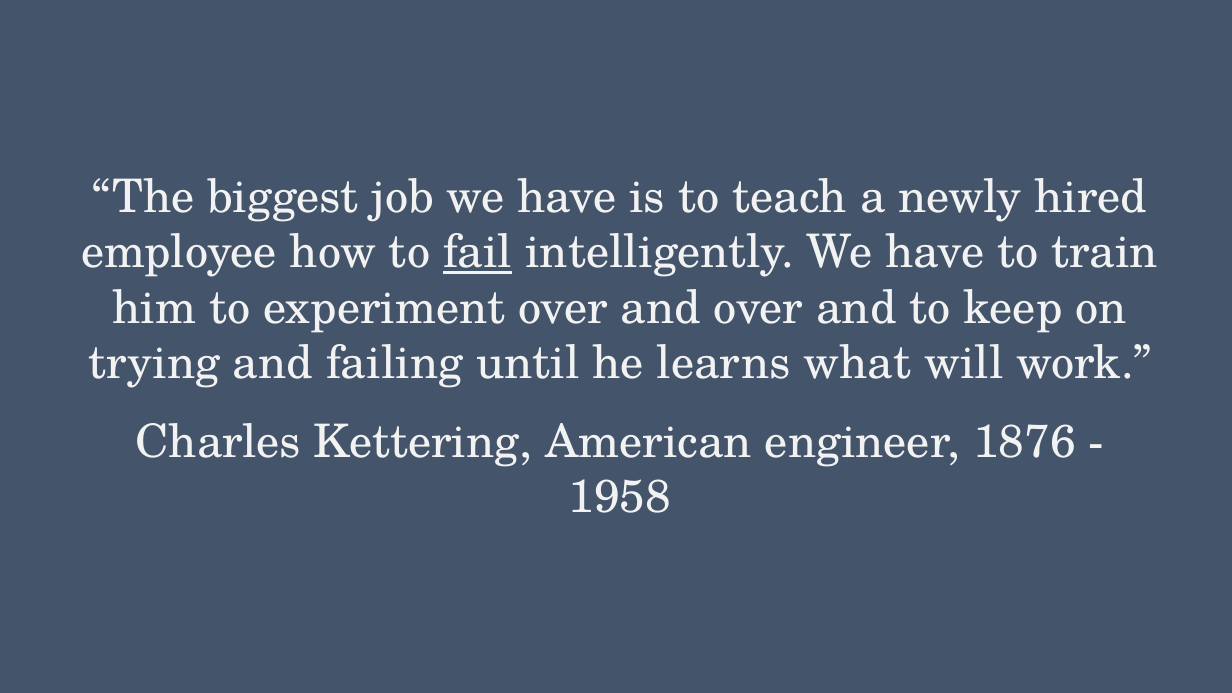
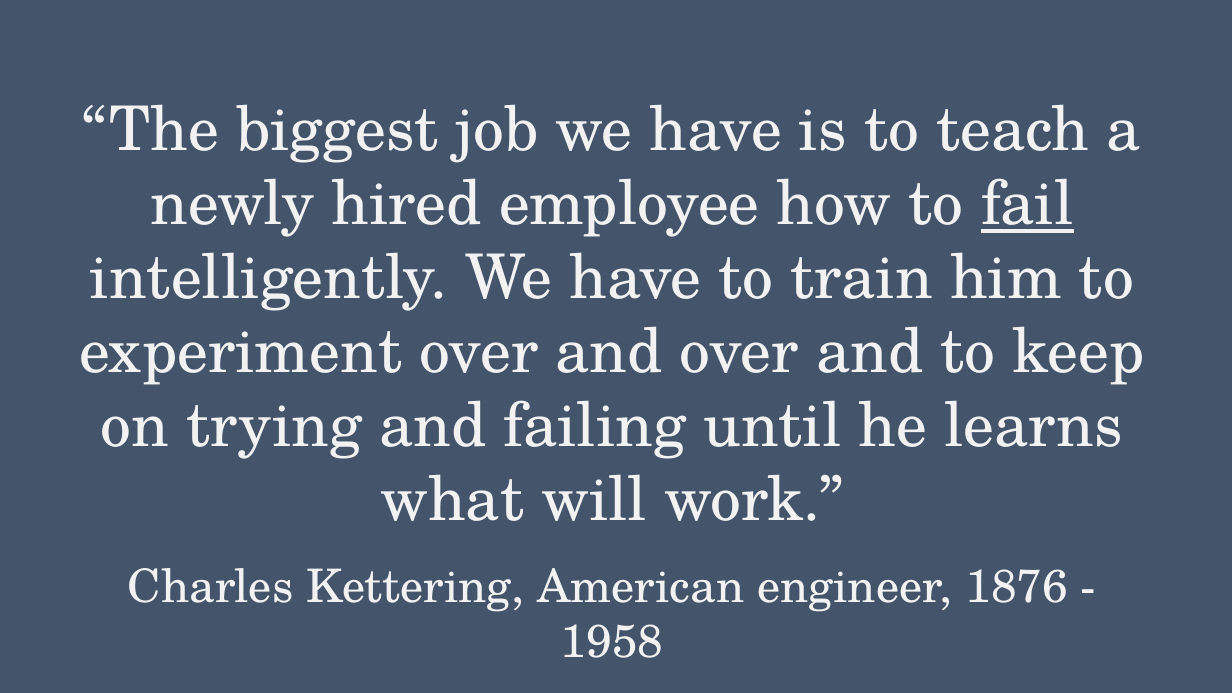
Before and after one commit to TysonStanley/EDUC-6600, a slide deck: slide 2 of Slides/u05_Ch15_rmANOVA.pptx. Drawn at 1232x693 pixels with LibreOffice and Linux fonts; fonts in the diff are those of the drawing. Boxes give left, top, right and bottom in pixels: in the first picture for what was removed or moved away, otherwise in the second. Text is boxed around its words. In the diff, an @@ line names an element or a change of style, - is before the commit and + after.

```diff
--- a/Slides/u05_Ch15_rmANOVA.pptx
+++ b/Slides/u05_Ch15_rmANOVA.pptx
@@ text "“The biggest job we have ...": place and size @@
-text "“The biggest job we have ..." at <box>82,178,1158,467</box>
+text "“The biggest job we have ..." at <box>79,104,1145,612</box>
@@ text at <box>79,104,1145,521</box>: size 36 to 48 pt in "“The biggest job we have is to ..."; more space between paragraphs @@
```
Also in this commit, not shown: 1 other file.
